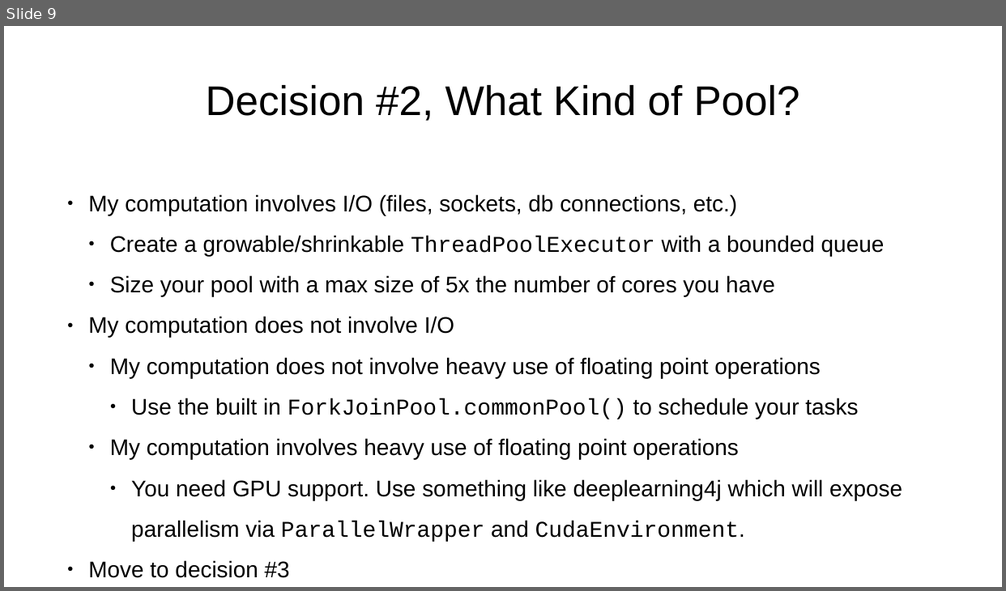
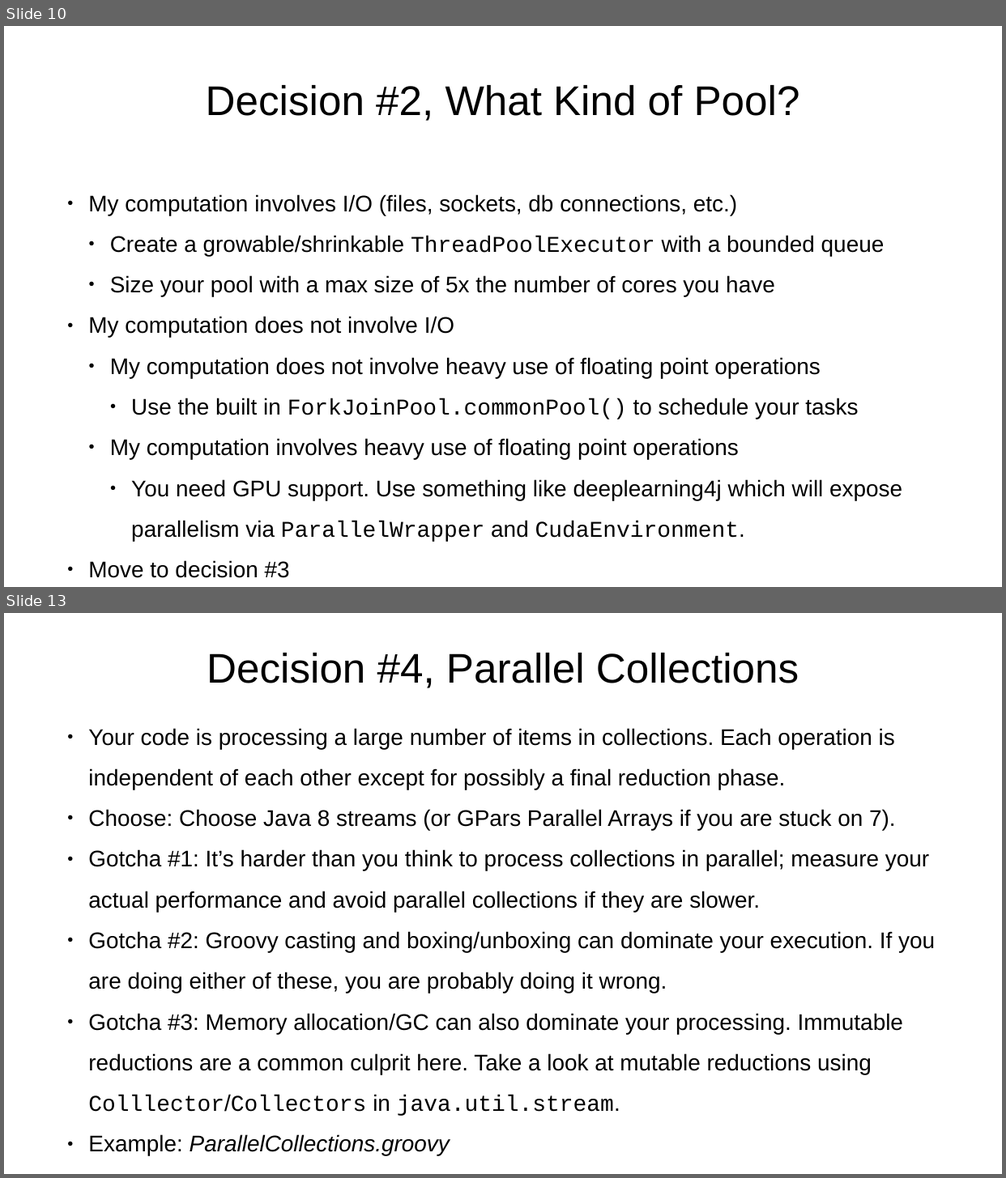
Before and after one commit to dwclark/concurrent-groovy, a slide deck: concurrent-groovy.odp. Shown one above the other, each under a label of ours: slide 9 before the commit, slides 10 and 13 after it; the slides between them are not shown. The pictures are 1006x591 and 1006x1178 pixels, drawn with LibreOffice and Linux fonts; fonts in the diff are those of the drawing. Boxes give left, top, right and bottom in pixels: in the first picture for what was removed or moved away, otherwise in the second. Text is boxed around its words. In the diff, an @@ line names an element or a change of style, - is before the commit and + after.

```diff
--- a/concurrent-groovy.odp
+++ b/concurrent-groovy.odp
@@ slide 13 added at (4,613,1002,1174), background #FFFFFF @@
@@ title added at (206,653,799,688), 33 pt, text #000000 @@
+Decision #4, Parallel Collections
@@ text added at (88,728,935,1116), 18 pt, text #000000 @@
+● Your code is processing a large number of items in collections. Each operation is independent of each other except for possibly a final reduction phase.
+● Choose: Choose Java 8 streams (or GPars Parallel Arrays if you are stuck on 7).
+● Gotcha #1: It’s harder than you think to process collections in parallel; measure your actual performance and avoid parallel collections if they are slower.
+● Gotcha #2: Groovy casting and boxing/unboxing can dominate your execution. If you are doing either of these, you are probably doing it wrong.
+● Gotcha #3: Memory allocation/GC can also dominate your processing. Immutable reductions are a common culprit here. Take a look at mutable reductions using Colllector/Collectors in java.util.stream.
+● Example: ParallelCollections.groovy
@@ what was slide 9 is now slide 10 @@
```
Also in this commit, not shown: 3 slides changed, 8 other slides added, 2 slides removed, 3 other files.
